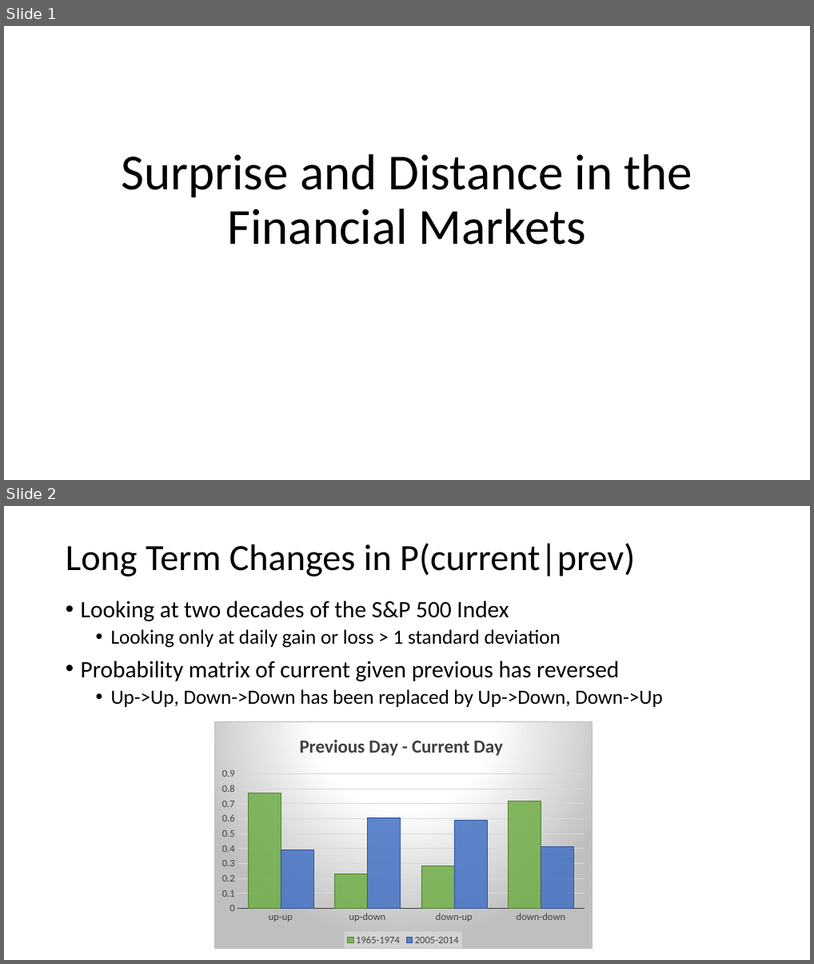
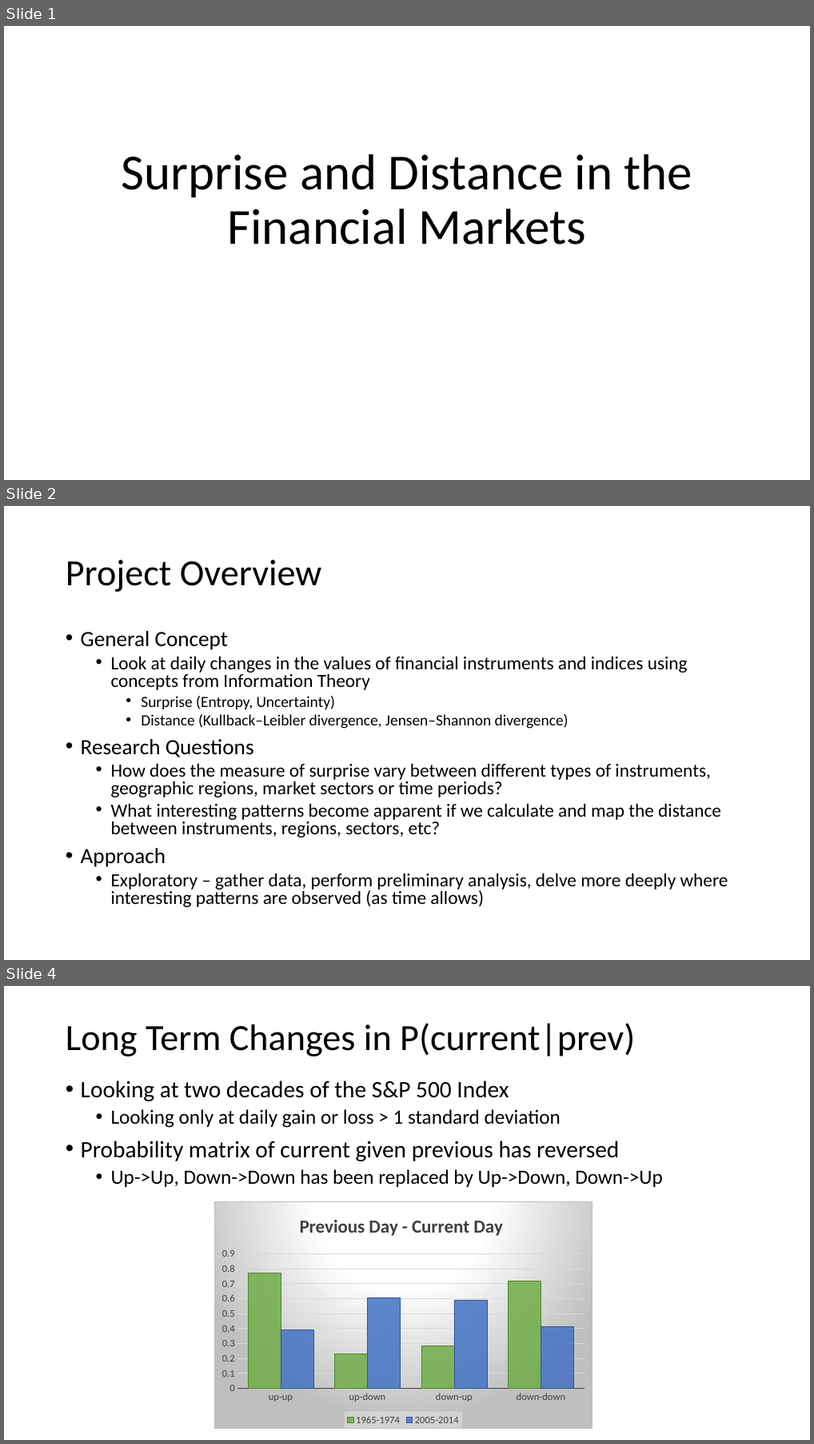
Before and after one commit to smccaula/LSSP_Hackathon, a slide deck: slides/hackathon.pptx. Shown one above the other, each under a label of ours: slides 1 and 2 before the commit, slides 1, 2 and 4 after it; the slides between them are not shown. The pictures are 814x964 and 814x1444 pixels, drawn with LibreOffice and Linux fonts; fonts in the diff are those of the drawing. Boxes give left, top, right and bottom in pixels: in the first picture for what was removed or moved away, otherwise in the second. Text is boxed around its words. In the diff, an @@ line names an element or a change of style, - is before the commit and + after.

Commit message:
Added overview, approach and data to slides
shooting for a 10 minute presentation, will continue to add slides for
analysis and results as I have them

```diff
--- a/slides/hackathon.pptx
+++ b/slides/hackathon.pptx
@@ slide 2 added at [4, 506, 810, 960], background #FFFFFF @@
@@ title added at [66, 560, 322, 592], 44 pt, text #000000 @@
+Project Overview
@@ text added at [81, 631, 729, 907], 22.2 pt, text #000000 @@
+• General Concept
+  • Look at daily changes in the values of financial instruments and indices using concepts from Information Theory
+    • Surprise (Entropy, Uncertainty)
+    • Distance (Kullback–Leibler divergence, Jensen–Shannon divergence)
+• Research Questions
+  • How does the measure of surprise vary between different types of instruments, geographic regions, market sectors or time periods?
+  • What interesting patterns become apparent if we calculate and map the distance between instruments, regions, sectors, etc?
+• Approach
+  • Exploratory – gather data, perform preliminary analysis, delve more deeply where interesting patterns are observed (as time allows)
@@ what was slide 2 is now slide 4 @@
```
Also in this commit, not shown: 1 other slide added.
